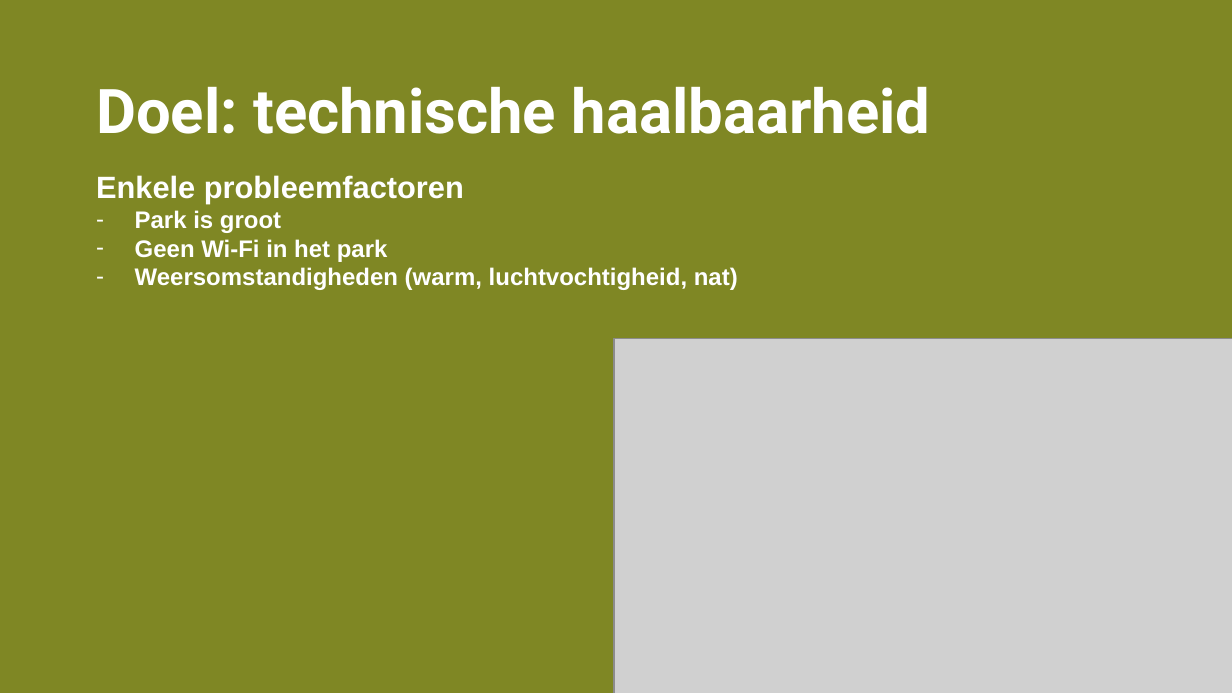
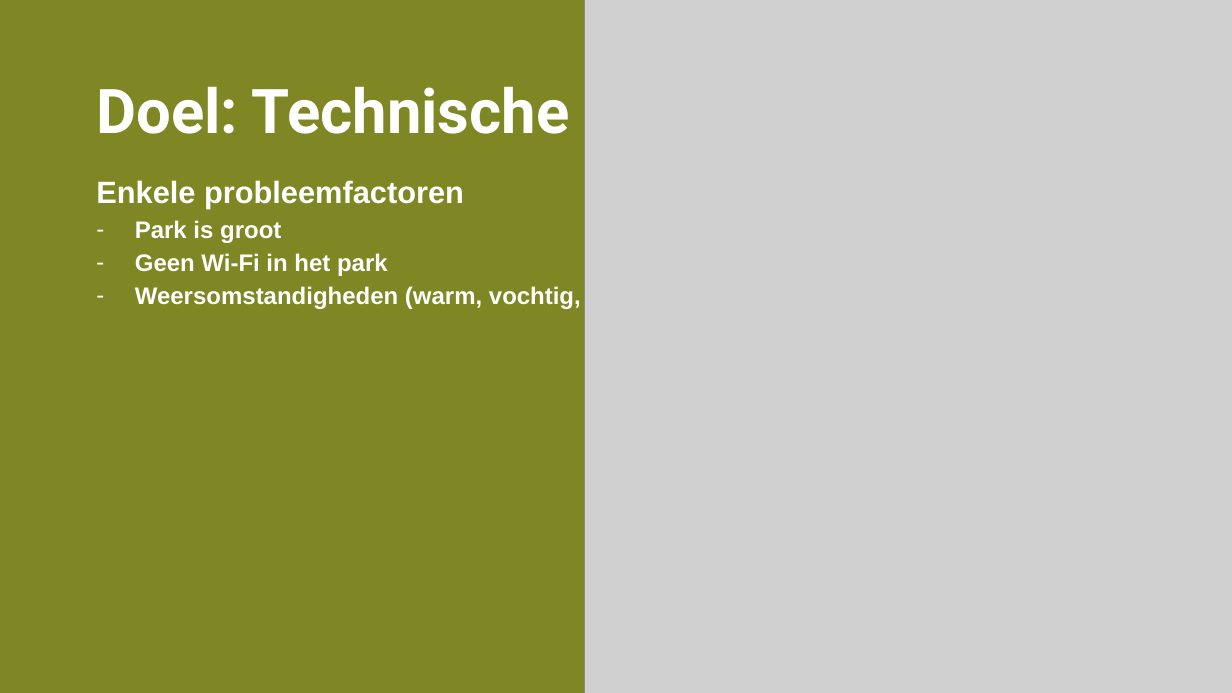
Before and after one commit to Mastermindzh/nj2017-iot-dwa-BurgersZoo1, a slide deck: slide 5 of groepsprocess/Presentaties/Tussenpresentatie (groep 1 & 2).pptx. Drawn at 1232x693 pixels with LibreOffice and Linux fonts; fonts in the diff are those of the drawing; grey boxes stand for pictures. Boxes give left, top, right and bottom in pixels: in the first picture for what was removed or moved away, otherwise in the second. Text is boxed around its words. In the diff, an @@ line names an element or a change of style, - is before the commit and + after.

```diff
--- a/groepsprocess/Presentaties/Tussenpresentatie (groep 1 & 2).pptx
+++ b/groepsprocess/Presentaties/Tussenpresentatie (groep 1 & 2).pptx
@@ picture: place and size @@
-picture at (614,339,1232,693)
+picture at (584,0,1232,693)
@@ title at (96,86,570,134): text changed @@
-Doel: technische haalbaarheid
+Doel: Technische haalbaarheid
@@ text at (96,180,464,276): line spacing 1 to 1.15 @@
@@ text at (135,286,581,309): text changed @@
-        – Weersomstandigheden (warm, luchtvochtigheid, nat)
+        – Weersomstandigheden (warm, vochtig, nat)
```
Also in this commit, not shown: 12 other slides changed, 7 slides added, 1 slide removed, 3 other files.
